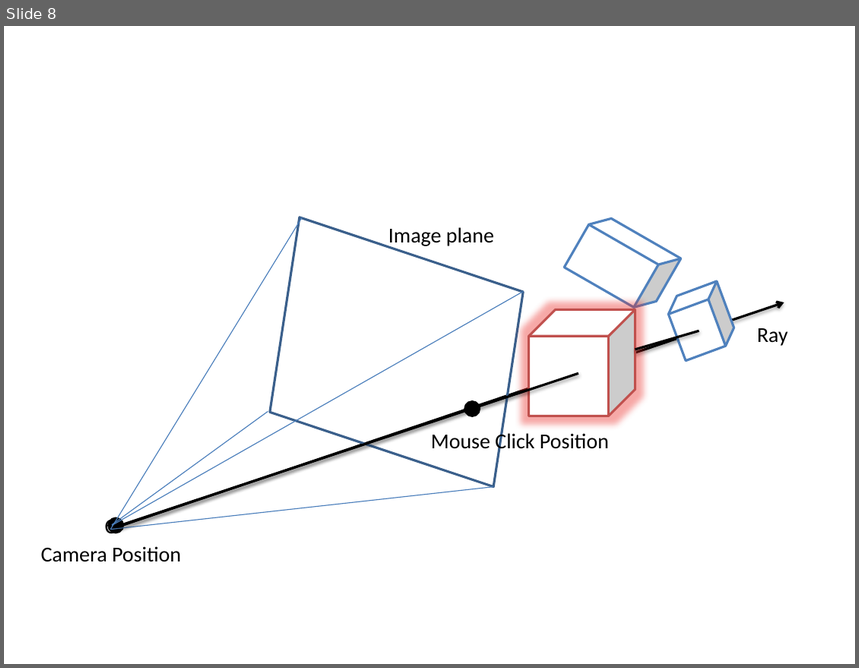
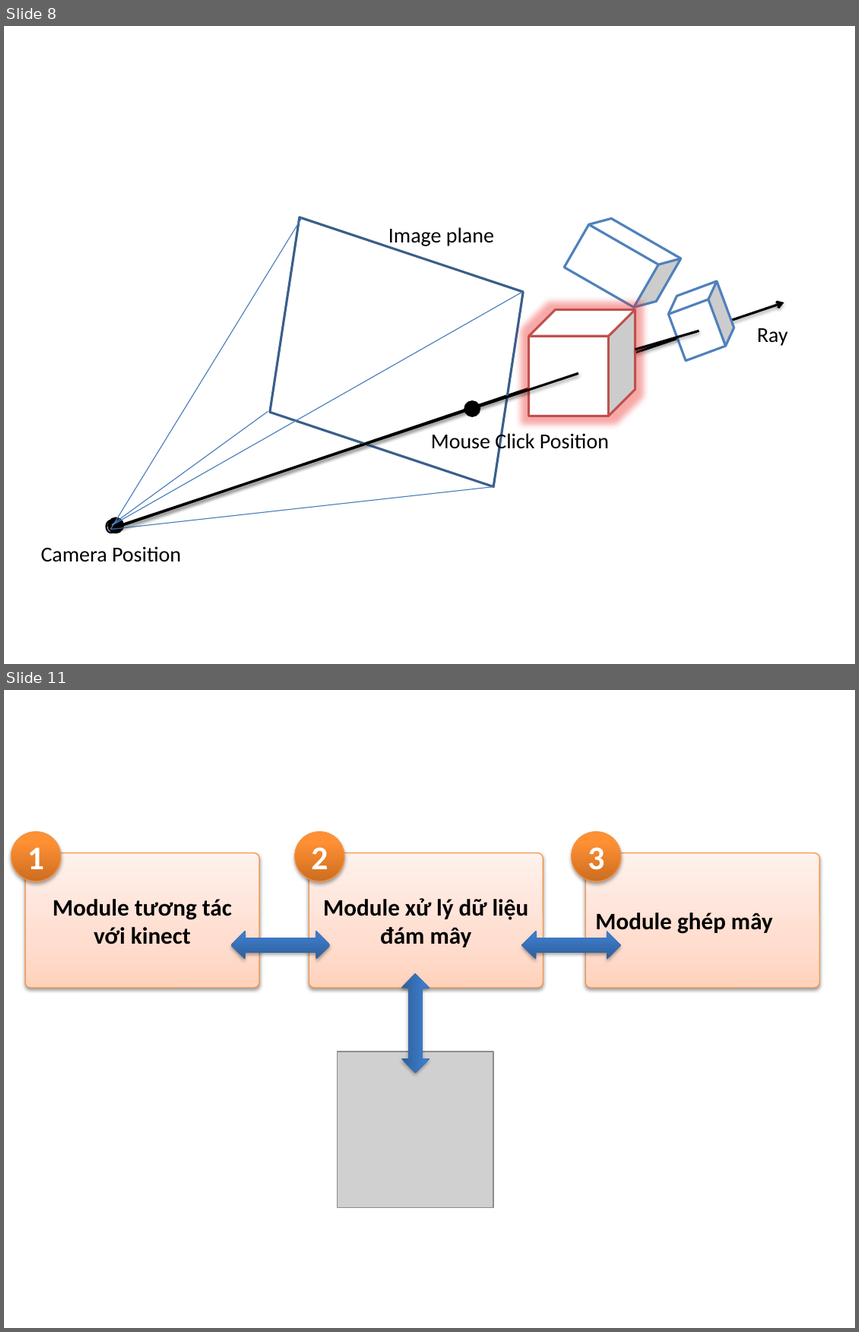
Before and after one commit to truongngoctuan/lv2007tm, a slide deck: Report/slide report.pptx. Shown one above the other, each under a label of ours: slide 8 before the commit, slides 8 and 11 after it; the slides between them are not shown. The pictures are 859x668 and 859x1332 pixels, drawn with LibreOffice and Linux fonts; fonts in the diff are those of the drawing; grey boxes stand for pictures. Boxes give left, top, right and bottom in pixels: in the first picture for what was removed or moved away, otherwise in the second. Text is boxed around its words. In the diff, an @@ line names an element or a change of style, - is before the commit and + after.

```diff
--- a/Report/slide report.pptx
+++ b/Report/slide report.pptx
@@ slide 11 added at (x1=4, y1=690, x2=855, y2=1328), background #FFFFFF @@
@@ ellipse added at (x1=11, y1=832, x2=60, y2=882), fill gradient #CC6E20 to #FF9034 to #FF9136, outline #F69240 0.75 pt, 28 pt, text #FFFFFF, bold @@
+1
@@ ellipse added at (x1=295, y1=832, x2=344, y2=882), fill gradient #CC6E20 to #FF9034 to #FF9136, outline #F69240 0.75 pt, 28 pt, text #FFFFFF, bold @@
+2
@@ ellipse added at (x1=572, y1=832, x2=621, y2=882), fill gradient #CC6E20 to #FF9034 to #FF9136, outline #F69240 0.75 pt, 28 pt, text #FFFFFF, bold @@
+3
@@ rounded rectangle added at (x1=25, y1=853, x2=259, y2=988), fill gradient #FFD2BD to #FFDED0 to #FFF2ED, outline #F69240 0.75 pt, 20 pt, text #000000, bold @@
+Module tương tác với kinect
@@ rounded rectangle added at (x1=309, y1=853, x2=543, y2=988), fill gradient #FFD2BD to #FFDED0 to #FFF2ED, outline #F69240 0.75 pt, 20 pt, text #000000, bold @@
+Module xử lý dữ liệu đám mây
@@ rounded rectangle added at (x1=585, y1=853, x2=819, y2=988), fill gradient #FFD2BD to #FFDED0 to #FFF2ED, outline #F69240 0.75 pt, 20 pt, text #000000, bold @@
+Module ghép mây
@@ left right arrow added at (x1=231, y1=931, x2=331, y2=959), fill gradient #2F5F99 to #3D7CC7 to #3A7CCB @@
@@ left right arrow added at (x1=522, y1=931, x2=621, y2=959), fill gradient #2F5F99 to #3D7CC7 to #3A7CCB @@
@@ left right arrow added at (x1=401, y1=973, x2=430, y2=1073), fill gradient #2F5F99 to #3D7CC7 to #3A7CCB @@
@@ picture added at (x1=338, y1=1052, x2=493, y2=1208) @@
```
Also in this commit, not shown: 7 other slides added, 1 other file.
